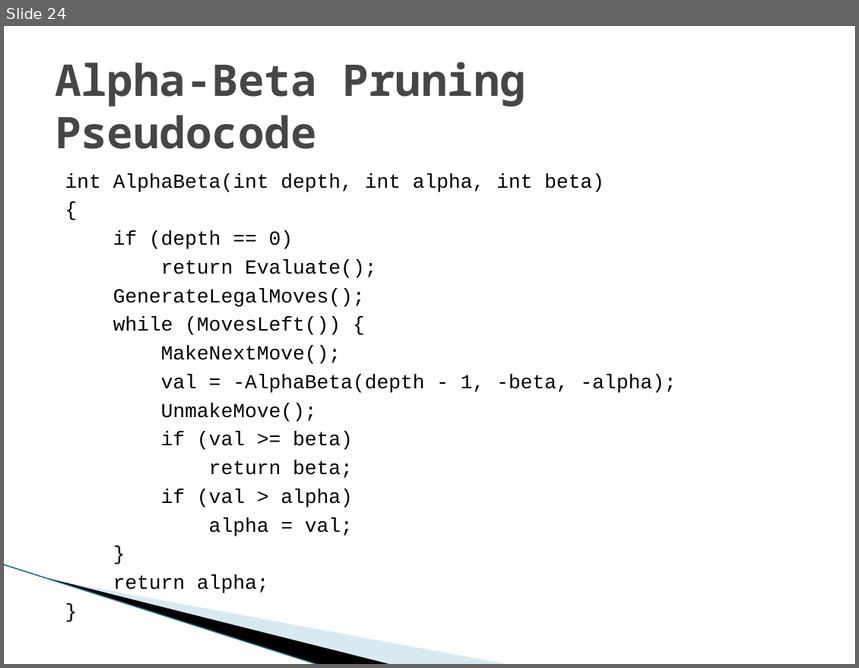
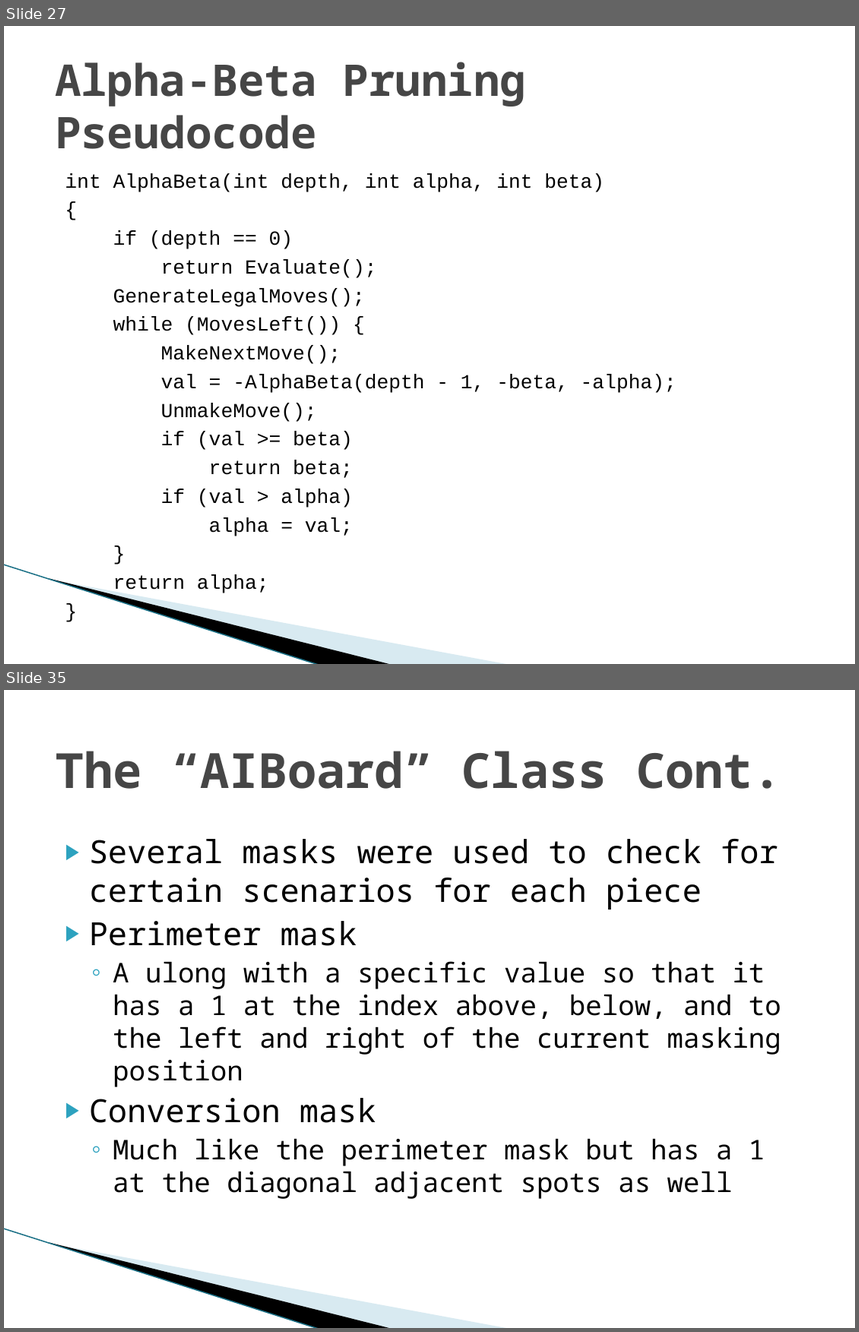
Before and after one commit to TadCordle/Senior-Project, a slide deck: Game Theory and Artificial Intelligence Design.pptx. Shown one above the other, each under a label of ours: slide 24 before the commit, slides 27 and 35 after it; the slides between them are not shown. The pictures are 859x668 and 859x1332 pixels, drawn with LibreOffice and Linux fonts; fonts in the diff are those of the drawing; background and template pictures are left out. Boxes give left, top, right and bottom in pixels: in the first picture for what was removed or moved away, otherwise in the second. Text is boxed around its words. In the diff, an @@ line names an element or a change of style, - is before the commit and + after.

```diff
--- a/Game Theory and Artificial Intelligence Design.pptx
+++ b/Game Theory and Artificial Intelligence Design.pptx
@@ slide 35 added at (4, 690, 855, 1328), background #FFFFFF; not listed: 3 template elements that a slide beside it also shows @@
@@ title added at (55, 751, 781, 789), 41 pt, text #464646, bold @@
+The “AIBoard” Class Cont.
@@ text added at (89, 839, 781, 1199), 23 pt, text #000000 @@
+▶ Several masks were used to check for certain scenarios for each piece
+▶ Perimeter mask
+  ◦ A ulong with a specific value so that it has a 1 at the index above, below, and to the left and right of the current masking position
+▶ Conversion mask
+  ◦ Much like the perimeter mask but has a 1 at the diagonal adjacent spots as well
@@ what was slide 24 is now slide 27 @@
```
Also in this commit, not shown: 6 slides changed, 16 other slides added.
